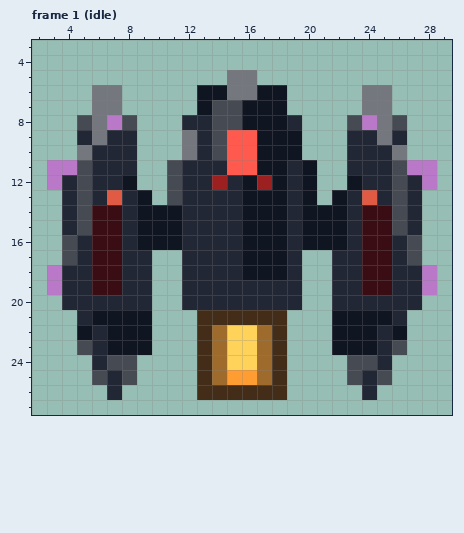
One commit to this pixel-art file: assets/sources/enemies/razor_wing_drone_elite.ase. Above, as it was before the edit.
32x32 pixels, 11 frames. Shown: frame 1 (idle): x 2..29, y 3..27.
The result:
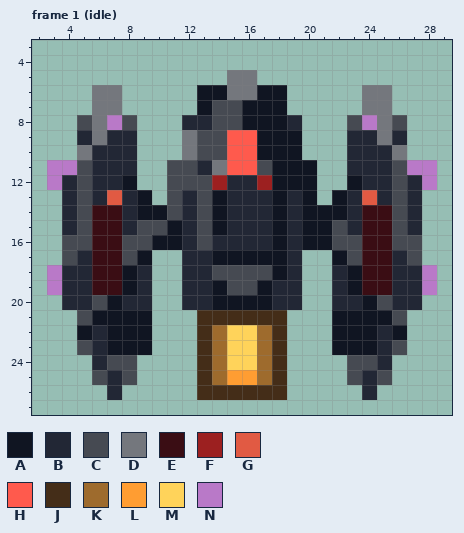
Palette (. is transparent): A #101522  B #222735  C #464a52  D #74777d  E #3a0d14  F #9c2020  G #e15a43  H #ff5a4d  J #442d18  K #9e6b2d  L #ff9d32  M #ffd35a  N #b979c8
Difference:
layer "Armored Depth" added
Frame 1 (idle), layer "Armored Depth":
y 9..10: x 13 B -> C
y 11: x 12 B -> C; x 14 B -> D; x 17 A -> C; x 19 B -> A
y 12: x 12..13 BB -> CC; x 16 A -> B; x 19 B -> A
y 13: x 13..14 BB -> CA; x 16..17 AA -> BB
y 14: x 11 A -> C; x 13..14 BB -> CA; x 16..17 AA -> BB
y 15: x 9..10 AA -> CC; x 13..14 BB -> CA; x 16..17 AA -> BB; x 22 A -> C
y 16: x 5 B -> C; x 8..9 BA -> CC; x 13 B -> C; x 16..17 AA -> BB; x 22..23 AB -> CC; x 26 B -> C
y 17: x 8..9 BB -> CA; x 14..15 BB -> AA; x 22..23 BB -> AC
y 18: x 8 B -> A; x 14..17 BBAA -> CCCC; x 23 B -> A
y 19: x 8 B -> A; x 14..17 BBBB -> ACCA; x 23 B -> A
y 20: x 6..7 BB -> CA; x 14..17 BBBB -> AAAA; x 24..25 BB -> AC
y 21: x 5 B -> C; x 26 B -> C
Where, in picture pixels (left, top, right, bottom), the same in both pictures:
changed: (77, 130, 407, 325)
